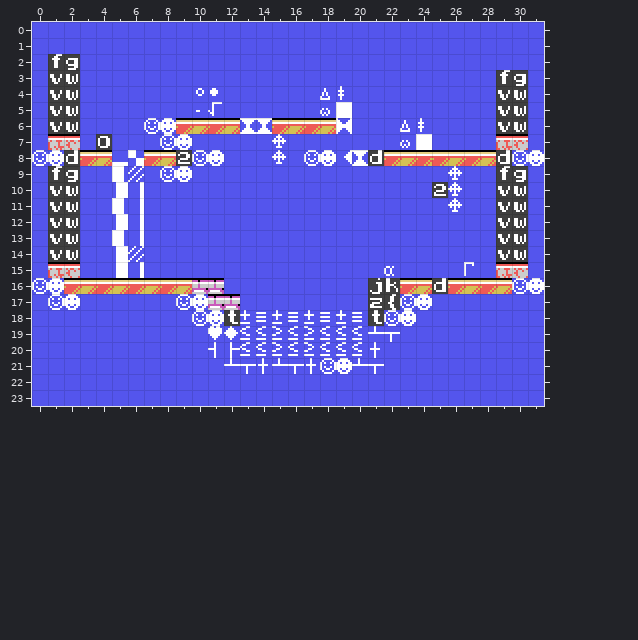
Two versions of a level (Tiled map, games/stevedore/maps/stage_05.tmx). The picture above was drawn from the file before the commit.
Cells are 8x8 px. Shown: x 0..31, y 0..23.
After:
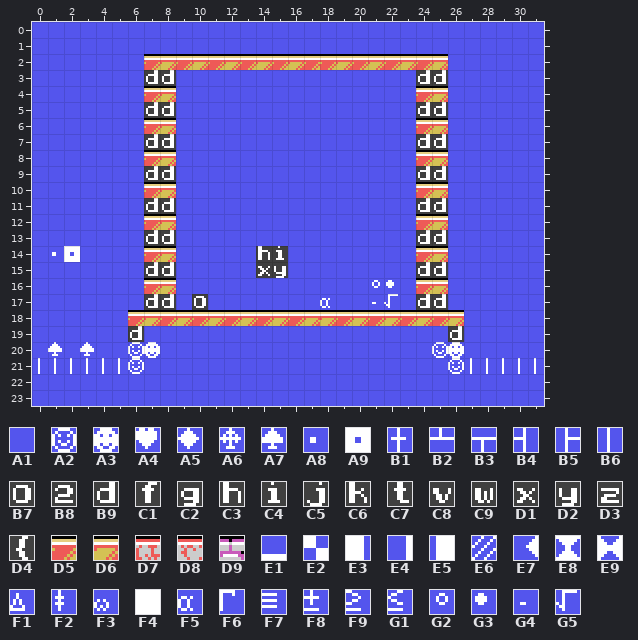
Key: from "charset": A1 0, A2 1, A3 2, A4 3, A5 4, A6 5, A7 6, A8 7, A9 8, B1 16, B2 17, B3 18, B4 19, B5 20, B6 22, B7 48, B8 50, B9 100, C1 102, C2 103, C3 104, C4 105, C5 106, C6 107, C7 116, C8 118, C9 119, D1 120, D2 121, D3 122, D4 123, D5 132, D6 133, D7 134, D8 135, D9 138, E1 192, E2 193, E3 200, E4 201, E5 202, E6 203, E7 208, E8 209, E9 210, F1 216, F2 217, F3 218, F4 219, F5 224, F6 226, F7 240, F8 241, F9 242, G1 243, G2 248, G3 249, G4 250, G5 251.
__ is an empty cell.
Commit message: Stage select (menu) improvements
Edits made:
Layer "Capa de Patrones 1":
y 2: x 1..2 C1 C2 -> A1 A1; x 7..25 A1 A1 A1 A1 A1 A1 A1 A1 A1 A1 A1 A1 A1 A1 A1 A1 A1 A1 A1 -> D5 D6 D5 D6 D5 D6 D5 D6 D5 D6 D5 D5 D6 D5 D6 D5 D6 D5 D6
y 3: x 1..2 C8 C9 -> A1 A1; x 7..8 A1 A1 -> B9 B9; x 24..25 A1 A1 -> B9 B9; x 29..30 C1 C2 -> A1 A1
y 4: x 1..2 C8 C9 -> A1 A1; x 7..8 A1 A1 -> D5 D6; x 10..11 G2 G3 -> A1 A1; x 18..19 F1 F2 -> A1 A1; x 24..25 A1 A1 -> D5 D6; x 29..30 C8 C9 -> A1 A1
y 5: x 1..2 C8 C9 -> A1 A1; x 7..8 A1 A1 -> B9 B9; x 10..11 G4 G5 -> A1 A1; x 18..19 F3 F4 -> A1 A1; x 24..25 A1 A1 -> B9 B9; x 29..30 C8 C9 -> A1 A1
y 6: x 1..2 C8 C9 -> A1 A1; x 7..19 A2 A3 D5 D6 D5 D6 E8 E8 D5 D6 D5 D6 E9 -> D5 D6 A1 A1 A1 A1 A1 A1 A1 A1 A1 A1 A1; x 23..25 F1 F2 A1 -> A1 D5 D6; x 29..30 C8 C9 -> A1 A1
y 7: x 1..2 D7 D8 -> A1 A1; x 4 B7 -> A1; x 7..9 A1 A2 A3 -> B9 B9 A1; x 15 A6 -> A1; x 23..25 F3 F4 A1 -> A1 B9 B9; x 29..30 D7 D8 -> A1 A1
y 8: x 0..6 A2 A3 B9 D5 D6 E1 E2 -> A1 A1 A1 A1 A1 A1 A1; x 9..11 B8 A2 A3 -> A1 A1 A1; x 15 A6 -> A1; x 17..23 A2 A3 E7 E8 B9 D5 D6 -> A1 A1 A1 A1 A1 A1 A1; x 25..31 D5 D6 D5 D6 B9 A2 A3 -> D6 A1 A1 A1 A1 A1 A1
y 9: x 1..2 C1 C2 -> A1 A1; x 5..9 E3 E6 A1 A2 A3 -> A1 A1 B9 B9 A1; x 24..26 A1 A1 A6 -> B9 B9 A1; x 29..30 C1 C2 -> A1 A1
y 10: x 1..2 C8 C9 -> A1 A1; x 5..8 E5 E4 A1 A1 -> A1 A1 D5 D6; x 24..26 A1 B8 A6 -> D5 D6 A1; x 29..30 C8 C9 -> A1 A1
y 11: x 1..2 C8 C9 -> A1 A1; x 5..8 E3 E4 A1 A1 -> A1 A1 B9 B9; x 24..26 A1 A1 A6 -> B9 B9 A1; x 29..30 C8 C9 -> A1 A1
y 12: x 1..2 C8 C9 -> A1 A1; x 5..8 E5 E4 A1 A1 -> A1 A1 D5 D6; x 24..25 A1 A1 -> D5 D6; x 29..30 C8 C9 -> A1 A1
y 13: x 1..2 C8 C9 -> A1 A1; x 5..8 E3 E4 A1 A1 -> A1 A1 B9 B9; x 24..25 A1 A1 -> B9 B9; x 29..30 C8 C9 -> A1 A1
y 14: x 1..2 C8 C9 -> A8 A9; x 5..8 E5 E6 A1 A1 -> A1 A1 D5 D6; x 14..15 A1 A1 -> C3 C4; x 24..25 A1 A1 -> D5 D6; x 29..30 C8 C9 -> A1 A1
y 15: x 1..2 D7 D8 -> A1 A1; x 5..8 E5 E4 A1 A1 -> A1 A1 B9 B9; x 14..15 A1 A1 -> D1 D2; x 22 F5 -> A1; x 24..25 A1 A1 -> B9 B9; x 27 F6 -> A1; x 29..30 D7 D8 -> A1 A1
y 16: x 0..11 A2 A3 D5 D6 D5 D6 D5 D6 D5 D6 D9 D9 -> A1 A1 A1 A1 A1 A1 A1 D5 D6 A1 A1 A1; x 21..31 C5 C6 D5 D6 B9 D5 D6 D5 D6 A2 A3 -> G2 G3 A1 D5 D6 A1 A1 A1 A1 A1 A1
y 17: x 1..2 A2 A3 -> A1 A1; x 7..12 A1 A1 A2 A3 D9 D9 -> B9 B9 A1 B7 A1 A1; x 18 A1 -> F5; x 21..25 D3 D4 A2 A3 A1 -> G4 G5 A1 B9 B9
y 18: x 6..26 A1 A1 A1 A1 A2 A3 C7 F8 F7 F8 F7 F8 F7 F8 F7 C7 A2 A3 A1 A1 A1 -> D5 D6 D5 D6 D5 D6 D5 D6 D5 D6 D5 D6 D6 D5 D6 D5 D6 D5 D6 D5 D6
y 19: x 6 A1 -> B9; x 11..22 A4 A5 G1 G1 F9 G1 F9 G1 G1 G1 B2 B3 -> A1 A1 A1 A1 A1 A1 A1 A1 A1 A1 A1 A1; x 26 A1 -> B9
y 20: x 1 A1 -> A7; x 3 A1 -> A7; x 6..7 A1 A1 -> A2 A3; x 11..21 B4 B5 G1 G1 F9 G1 F9 G1 G1 G1 B1 -> A1 A1 A1 A1 A1 A1 A1 A1 A1 A1 A1; x 25..26 A1 A1 -> A2 A3
y 21: x 0..6 A1 A1 A1 A1 A1 A1 A1 -> B6 B6 B6 B6 B6 B6 A2; x 12..21 B2 B3 B1 B2 B3 B1 A2 A3 B2 B3 -> A1 A1 A1 A1 A1 A1 A1 A1 A1 A1; x 26..31 A1 A1 A1 A1 A1 A1 -> A2 B6 B6 B6 B6 B6
Pixel boxes of the changes (left, top, right, bottom) in both pictures:
changed: (32, 54, 544, 374)
